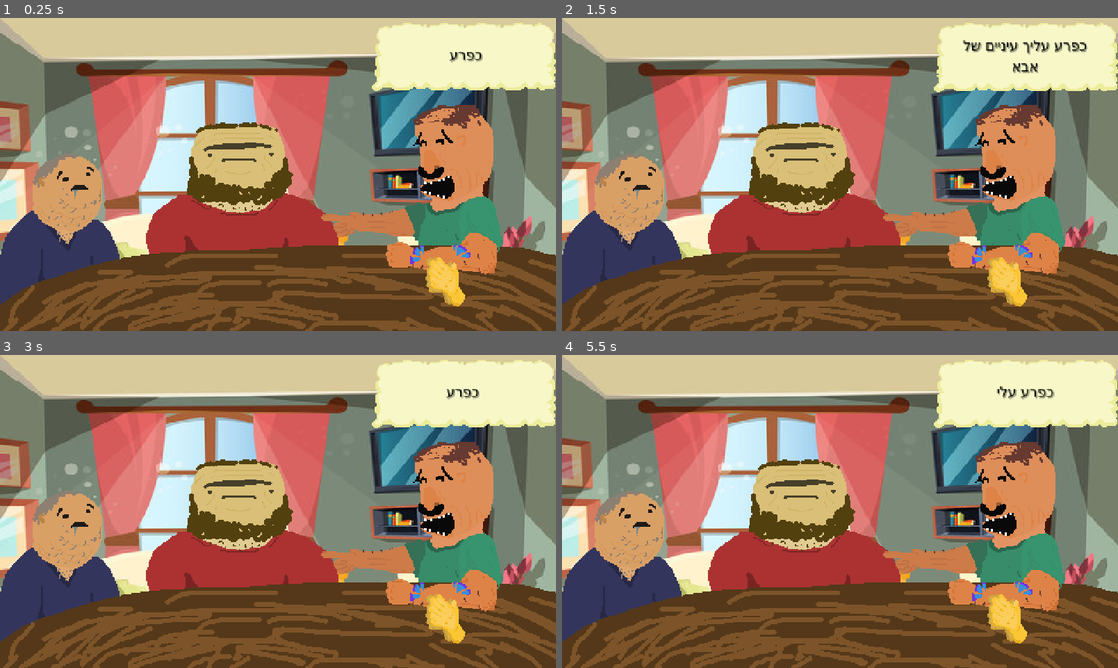
Above: before the commit, frames 1-4 (two rows, left to right).
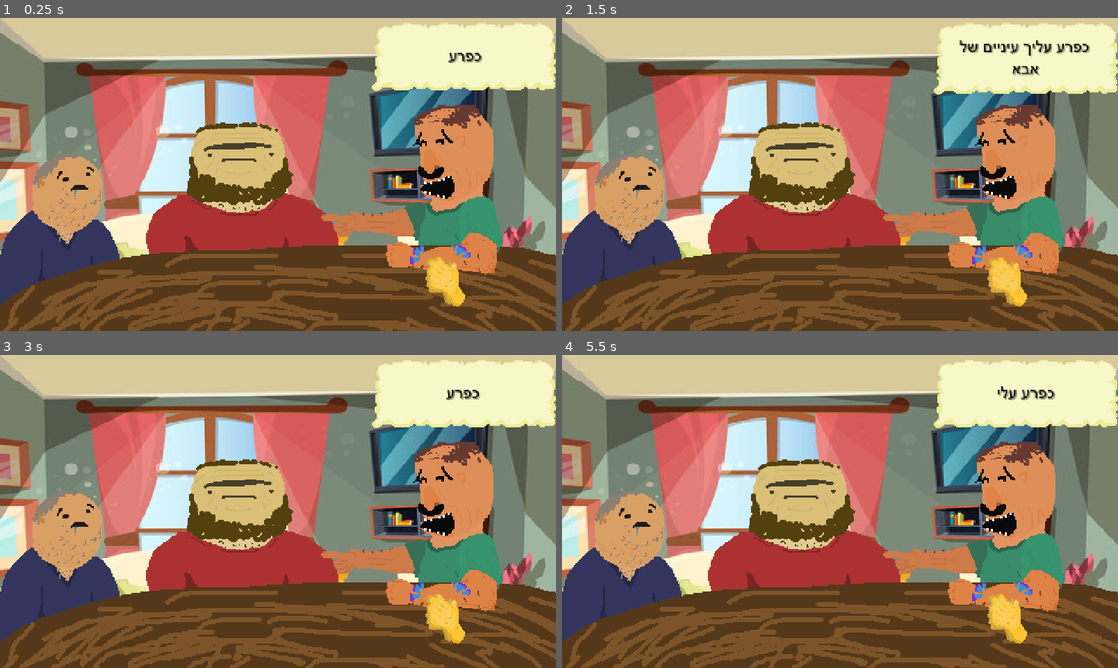
Above: after the commit, the same moments.

Repository: Guy-Michael/dead-jokes
Game: Godot game, scene res://Scenes/scene_tutorial.tscn
Two runs of this game, one before a commit and one after it. Both use one fixed random seed, a clock stepped at 60 frames per second and the inputs below.
Inputs (mouse positions are in pixels of both pictures, inside the frame that each line leads up to):
- Up to frame 1 (0.25 s): no input
- Up to frame 2 (1.5 s): move the mouse to (1006, 280) at 0.52 s; press the mouse at (1006, 280) at 0.53 s; move the mouse to (728, 190) at 1.27 s; release the mouse at (728, 190) at 1.28 s; click (728, 190) at 1.35 s
- Up to frame 3 (3 s): tap Enter at 2 s; move the mouse to (333, 442) at 2.02 s; press the mouse at (333, 442) at 2.03 s; tap R (reset) at 2.75 s; move the mouse to (250, 574) at 2.77 s; release the mouse at (250, 574) at 2.78 s; click (250, 574) at 2.85 s
- Up to frame 4 (5.5 s): move the mouse to (1006, 558) at 3.52 s; press the mouse at (1006, 558) at 3.53 s; move the mouse to (673, 464) at 4.27 s; release the mouse at (673, 464) at 4.28 s; click (673, 464) at 4.35 s; tap R (reset) at 5 s; move the mouse to (867, 511) at 5.02 s; press the mouse at (867, 511) at 5.03 s

The runs differ from the first frame. In frame 1, 0.1% of the frame differs, in the area x 80-87%, y 10-15%; in frame 2, 1.2%, in the area x 66-100%, y 7-25%; in frame 3, 0.1%; in frame 4, 0.2%.

Commit message:
font added

Diff:
--- a/Nodes/text_box.tscn
+++ b/Nodes/text_box.tscn
@@ -6,44 +6,7 @@
 [ext_resource type="Texture2D" uid="uid://uurcrqa1bxo1" path="res://Sprites/speech bubble blue.png" id="4_hd3ff"]
 [ext_resource type="Texture2D" uid="uid://bto0lylw5xqdb" path="res://Sprites/clap emoji.png" id="5_rohnr"]
 [ext_resource type="Texture2D" uid="uid://dp82rvjhwxw7k" path="res://Sprites/speech bubble.png" id="5_yqkgm"]
-
-[sub_resource type="FontFile" id="FontFile_nhoka"]
-cache/0/16/0/ascent = 0.0
-cache/0/16/0/descent = 0.0
-cache/0/16/0/underline_position = 0.0
-cache/0/16/0/underline_thickness = 0.0
-cache/0/16/0/scale = 1.0
-cache/0/16/0/kerning_overrides/16/0 = Vector2(0, 0)
-cache/0/16/0/kerning_overrides/24/0 = Vector2(0, 0)
-cache/0/16/0/kerning_overrides/24/1 = Vector2(0, 0)
-cache/0/16/0/kerning_overrides/12/0 = Vector2(0, 0)
-cache/0/24/0/ascent = 0.0
-cache/0/24/0/descent = 0.0
-cache/0/24/0/underline_position = 0.0
-cache/0/24/0/underline_thickness = 0.0
-cache/0/24/0/scale = 1.0
-cache/0/24/0/glyphs/0/advance = Vector2(0, 0)
-cache/0/24/0/glyphs/0/offset = Vector2(0, 0)
-cache/0/24/0/glyphs/0/size = Vector2(0, 0)
-cache/0/24/0/glyphs/0/uv_rect = Rect2(0, 0, 0, 0)
-cache/0/24/0/glyphs/0/texture_idx = -1
-cache/0/24/0/kerning_overrides/16/0 = Vector2(0, 0)
-cache/0/24/0/kerning_overrides/24/0 = Vector2(0, 0)
-cache/0/24/0/kerning_overrides/24/1 = Vector2(0, 0)
-cache/0/24/0/kerning_overrides/12/0 = Vector2(0, 0)
-cache/0/24/1/glyphs/0/offset = Vector2(0, 0)
-cache/0/24/1/glyphs/0/size = Vector2(0, 0)
-cache/0/24/1/glyphs/0/uv_rect = Rect2(0, 0, 0, 0)
-cache/0/24/1/glyphs/0/texture_idx = -1
-cache/0/12/0/ascent = 0.0
-cache/0/12/0/descent = 0.0
-cache/0/12/0/underline_position = 0.0
-cache/0/12/0/underline_thickness = 0.0
-cache/0/12/0/scale = 1.0
-cache/0/12/0/kerning_overrides/16/0 = Vector2(0, 0)
-cache/0/12/0/kerning_overrides/24/0 = Vector2(0, 0)
-cache/0/12/0/kerning_overrides/24/1 = Vector2(0, 0)
-cache/0/12/0/kerning_overrides/12/0 = Vector2(0, 0)
+[ext_resource type="FontFile" uid="uid://bu4cai3s8umb1" path="res://Resources/arial.ttf" id="7_kh4k1"]
 
 [node name="TextBox" type="MarginContainer"]
 anchors_preset = -1
@@ -88,8 +51,8 @@
 layout_mode = 2
 theme_override_colors/font_color = Color(0, 0, 0, 1)
 theme_override_colors/font_shadow_color = Color(0, 0, 0, 0.278431)
-theme_override_fonts/font = SubResource("FontFile_nhoka")
-theme_override_font_sizes/font_size = 12
+theme_override_fonts/font = ExtResource("7_kh4k1")
+theme_override_font_sizes/font_size = 14
 horizontal_alignment = 1
 vertical_alignment = 1
 autowrap_mode = 2
--- a/project.godot
+++ b/project.godot
@@ -57,4 +57,4 @@
 [rendering]
 
 textures/canvas_textures/default_texture_filter=0
-renderer/rendering_method="mobile"
+renderer/rendering_method="gl_compatibility"
Binary file added: Resources/arial.ttf
Not shown, added: Resources/arial.ttf.import
Binary file added: Resources/arialbd.ttf
Not shown, added: Resources/arialbd.ttf.import
Binary file added: Resources/arialbi.ttf
Not shown, added: Resources/arialbi.ttf.import
Binary file added: Resources/ariali.ttf
Not shown, added: Resources/ariali.ttf.import
Binary file added: Resources/ariblk.ttf
Not shown, added: Resources/ariblk.ttf.import
Not shown, changed: export_presets.cfg
